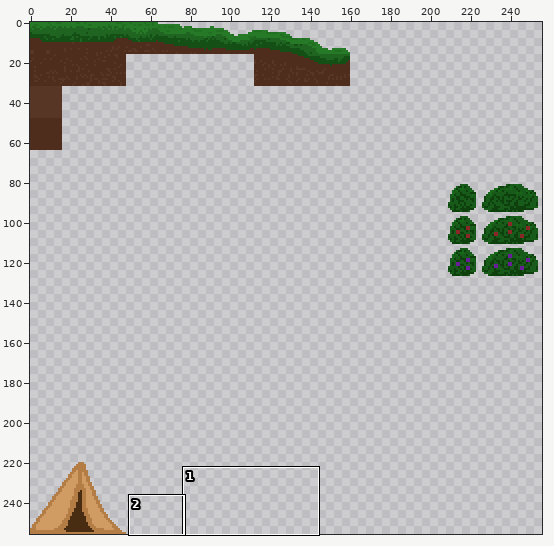
A pixel-art file gets an edit: Vojtech/Assets/Sprites/Forest_Tilemap.aseprite. The first picture is a wide view before the edit; the outline marks the close-up.
Close-up. Earlier state:
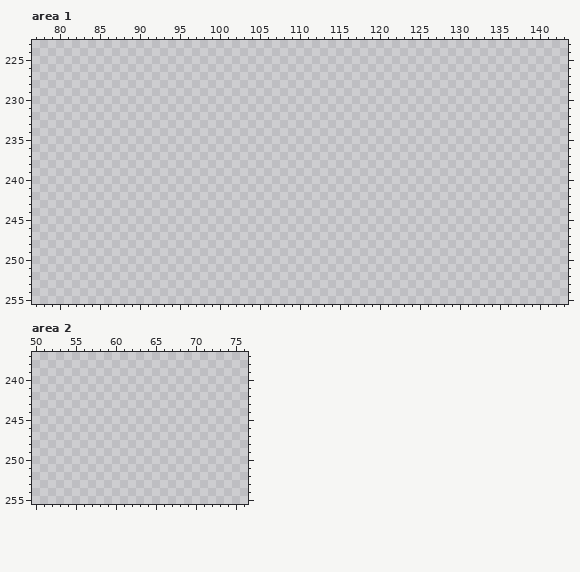
256x256 pixels, 1 frame. Shown: area 1: x 77..143, y 223..255; area 2: x 50..76, y 237..255.
Now the later version:
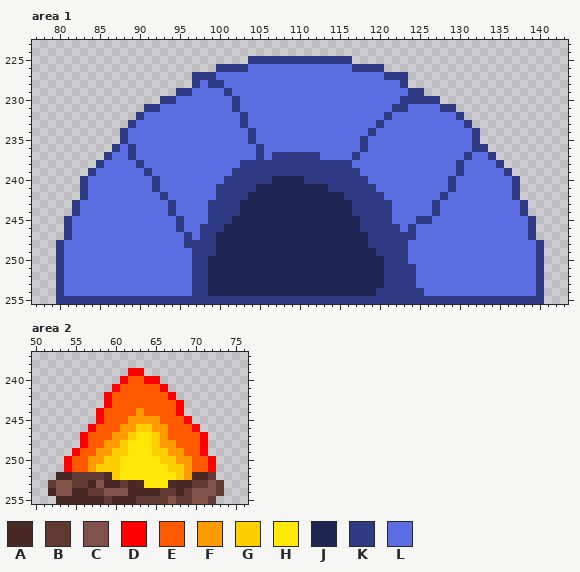
Palette (. is transparent): A #492923  B #603933  C #7f5149  D #ff0000  E #ff5a00  F #ff9a00  G #ffce00  H #ffe808  J #1e2553  K #2f3b84  L #5b6ee1
The exact change:
Changed rows in their new state; - is an unchanged pixel.
Area 1:
first column x 80:
225 ------------------------KKKKKKKKKKKKK------------------------
226 --------------------KKKKLLLLLLLLLLLLLKKKK--------------------
227 -----------------KKKLLLLLLLLLLLLLLLLLLLLLKKK-----------------
228 -----------------KLKKLLLLLLLLLLLLLLLLLLLLLLK-----------------
229 ---------------KKLLLLKLLLLLLLLLLLLLLLLLLLLLLKK---------------
230 -------------KKLLLLLLLKLLLLLLLLLLLLLLLLLLLLKKKKK-------------
231 -----------KKLLLLLLLLLKLLLLLLLLLLLLLLLLLLLKKLLLLKK-----------
232 ----------KLLLLLLLLLLLLKLLLLLLLLLLLLLLLLLKLLLLLLLLK----------
233 ---------KLLLLLLLLLLLLLKLLLLLLLLLLLLLLLLKLLLLLLLLLLK---------
234 --------KLLLLLLLLLLLLLLLKLLLLLLLLLLLLLLKLLLLLLLLLLLLK--------
235 --------KLLLLLLLLLLLLLLLKLLLLLLLLLLLLLKLLLLLLLLLLLLLK--------
236 -------KLKLLLLLLLLLLLLLLLKLLLLLLLLLLLLKLLLLLLLLLLLLLKK-------
237 ------KLLKLLLLLLLLLLLLLLLKLKKKKKKLLLLKLLLLLLLLLLLLLKLLK------
238 -----KLLLLKLLLLLLLLLLLLKKKKKKKKKKKKKKLLLLLLLLLLLLLKLLLLK-----
239 ----KLLLLLLKLLLLLLLLLLKKKKKKKKKKKKKKKKLLLLLLLLLLLLKLLLLLK----
240 ---KLLLLLLLLKLLLLLLLLKKKKKKJJJJKKKKKKKKLLLLLLLLLLKLLLLLLLK---
241 ---KLLLLLLLLKLLLLLLLKKKKKJJJJJJJJJKKKKKKLLLLLLLLLKLLLLLLLK---
242 ---KLLLLLLLLLKLLLLLLKKKKJJJJJJJJJJJJKKKKKLLLLLLLKLLLLLLLLK---
243 --KLLLLLLLLLLLKLLLLKKKKJJJJJJJJJJJJJJKKKKKLLLLLKLLLLLLLLLLK--
244 --KLLLLLLLLLLLKLLLLKKKKJJJJJJJJJJJJJJKKKKKLLLLLKLLLLLLLLLLK--
245 -KLLLLLLLLLLLLLKLLLKKKJJJJJJJJJJJJJJJJKKKKLLLKKLLLLLLLLLLLLK-
246 -KLLLLLLLLLLLLLKLLKKKJJJJJJJJJJJJJJJJJKKKKKLKLLLLLLLLLLLLLLK-
247 -KLLLLLLLLLLLLLLKLKKJJJJJJJJJJJJJJJJJJJKKKKKKLLLLLLLLLLLLLLK-
248 KLLLLLLLLLLLLLLLKKKKJJJJJJJJJJJJJJJJJJJKKKKKLLLLLLLLLLLLLLLLK
249 KLLLLLLLLLLLLLLLLKKKJJJJJJJJJJJJJJJJJJJJKKKKLLLLLLLLLLLLLLLLK
250 KLLLLLLLLLLLLLLLLKKJJJJJJJJJJJJJJJJJJJJJJKKKLLLLLLLLLLLLLLLLK
251 KLLLLLLLLLLLLLLLLKKJJJJJJJJJJJJJJJJJJJJJJKKKKLLLLLLLLLLLLLLLK
252 KLLLLLLLLLLLLLLLLKKJJJJJJJJJJJJJJJJJJJJJJKKKKLLLLLLLLLLLLLLLK
253 KLLLLLLLLLLLLLLLLKKJJJJJJJJJJJJJJJJJJJJJJKKKKLLLLLLLLLLLLLLLK
254 KLLLLLLLLLLLLLLLLKKJJJJJJJJJJJJJJJJJJJJJKKKKKKLLLLLLLLLLLLLLK
255 KKKKKKKKKKKKKKKKKKKKKKKKKKKKKKKKKKKKKKKKKKKKKKKKKKKKKKKKKKKKK
Area 2:
first column x 52:
239 ----------DD----------
240 ---------DEEDD--------
241 --------DEEEEED-------
242 -------DEEEEEEED------
243 -------DEEEEEEEED-----
244 ------DEEEEFEEEED-----
245 ------DEEEFFFFEEED----
246 -----DEEEFFGGFFEEED---
247 ----DEEEFFGHHGFEEEED--
248 ----DEEFFGHHHGFFEEED--
249 ---DEEFFGGHHHGGFFEED--
250 --DEEFFGGHHHHHGGFFEED-
251 --DEEFGGGHHHHHHGGFEED-
252 -AABBBBAGHHHHHHHGFAAB-
253 BCCBBACAABAAHHHAAABBCB
254 ACCAABBCCCAAAABBABCCCB
255 -AAAAAABAAABBBBCBBCCB-
Boxes around the changes in both close-ups, in picture pixels (x1, y1, x2, y2):
added: (56, 56, 544, 304)
added: (48, 368, 224, 504)
